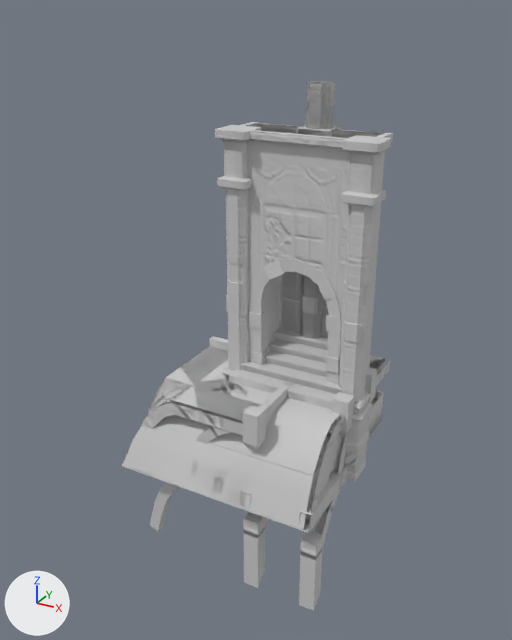
The FBX model Assets/Resources/CreVox/ArtResources/B02/FBX/B02.FBX as it was, and as the next commit left it.
The view is the same before and after, from a camera (50 mm lens) standing at (6.56, -14.85, 9.47) and looking at (-0.99, -1.11, 2.6). Arrows for +X, +Y and +Z are at lower left; the lights stay in place. Objects named as collision shapes, trigger or cutter boxes, shadow casters or lower levels of detail are left out. Where no turn or scale is listed for an object, it has been applied to the vertices. Vertices at the same position are counted once.

Names of what the first picture shows: 'B02a_GiEcWm002', 'B02a_GiEpWm001', 'B02a_GiVcBm001', 'B02a_GiVcTm001', 'B02a_RfCcBm001', 'B02a_RfEcBm001', 'B02a_RfVcBm001', 'B02a_RfVcBm002', 'B02a_SiCpWm001'.
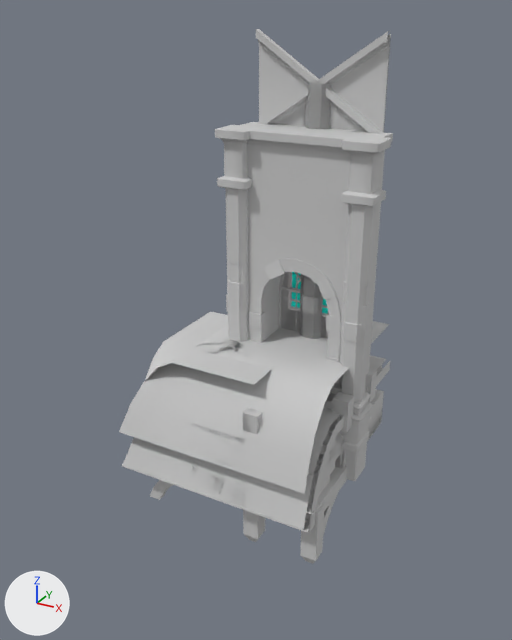
Location of each change, [x1, y1, x2, y2] in pixels of the pictures (512 x 640 px; the box of a moved part takes in the faces that stretch with it):
'B02a_RfVcBm001', reshaped: before [122, 360, 273, 588]; after [119, 325, 307, 542]
'B02a_RfEcBm001', reshaped (7% shorter): before [191, 367, 377, 611]; after [188, 337, 377, 564]
'B02a_RfVcBm002', reshaped: before [142, 336, 294, 531]; after [145, 311, 272, 500]
'B02a_SiEcWm001', added: after [256, 31, 391, 338]
'B02a_SiEcWm002', added: after [256, 29, 383, 282]
'B02a_RfCcBm001', reshaped: before [229, 355, 390, 437]; after [324, 321, 390, 437]
'B02a_SiCpWm002', added: after [312, 384, 343, 481]
part 1 of me_mesh_031, added: after [188, 337, 348, 494]
part 2 of me_mesh_031, moved or reshaped: before [331, 433, 347, 475]; after [336, 450, 346, 468]
part 3 of me_mesh_031, rebuilt: before [314, 487, 342, 552]; after [323, 493, 338, 536]
part 4 of me_mesh_031, added: after [300, 503, 325, 564]
part 5 of me_mesh_031, deleted: before [299, 531, 323, 611]
part 6 of me_mesh_033, moved or reshaped: before [231, 122, 393, 147]; after [227, 122, 393, 147]
part 7 of me_mesh_030, moved or reshaped: before [369, 356, 386, 370]; after [346, 321, 389, 371]
part 8 of me_mesh_032, added: after [119, 325, 307, 473]
part 9 of me_mesh_032, added: after [243, 510, 265, 542]
part 10 of me_mesh_032, deleted: before [243, 512, 265, 588]
part 11 of me_mesh_034, added: after [243, 408, 262, 434]
part 12 of me_mesh_034, moved or reshaped (not visible afterwards): before [196, 426, 231, 444]
part 13 of me_mesh_034, rebuilt: before [150, 482, 180, 531]; after [150, 480, 173, 500]
part 14 of me_mesh_034, added: after [145, 311, 272, 385]
part 15 of me_mesh_034, deleted: before [148, 378, 194, 415]
part 16 of me_mesh_034, deleted: before [181, 346, 244, 407]
part 17 of me_mesh_034, deleted: before [198, 382, 261, 421]
'B02a_SiCpWm001', unchanged, covered by the edit: before [208, 328, 343, 496]; after [308, 383, 344, 497]

What changed in the scene script:
```text
Change me_mesh_031:
    remove me_mesh_031.from_pydata(...)  # 128 vertices, 161 faces; spans x -1.5..1.69, y -3.5..0.18, z -3.51..1.35
    add me_mesh_031.from_pydata(...)  # 141 vertices, 175 faces; spans x -1.5..1.69, y -3.5..0.18, z -2.2..2.0
    me_mesh_031 part 1: the loose piece of 14 vertices spanning x -1.5..1.5, y -3.5..0.0, z -1.0..1.0 is copied, and the copy is moved by (0.0, 0.0, 1.0); it spans x -1.5..1.5, y -3.5..0.0, z 0.0..2.0
    me_mesh_031 part 2: the loose piece of 18 vertices spanning x 1.42..1.58, y -1.81..-0.48, z -0.59..0.7 is moved by (0.0, 0.29, 0.0)
    me_mesh_031 part 3: the loose piece of 22 vertices spanning x 1.39..1.61, y -3.09..-1.42, z -3.06..-1.0 is rebuilt with 18 vertices and now spans x 1.39..1.61, y -3.01..-1.62, z -2.0..-1.0
    me_mesh_031 part 4: a new loose piece of 13 vertices spanning x 1.31..1.69, y -3.18..-2.82, z -2.2..-0.65, in mat_b02 (its picture is missing)
    me_mesh_031 part 5: 8 vertices removed from x 1.31..1.69, y -3.18..-2.82, z -3.51..-1.54
Change me_mesh_030:
    where me_mesh_030.from_pydata(...)  # 38 vertices, 43 faces; spans x -1.5..1.69, y -1.68..1.5, z 0.38..1.35
    me_mesh_030 part 7: the loose piece of 4 vertices spanning x -1.5..1.5, y -1.5..1.5, z 1.0 is moved by (0.0, 0.0, 1.0)
Change me_mesh_034:
    remove me_mesh_034.from_pydata(...)  # 158 vertices, 216 faces; spans x -3.5..0.19, y -3.19..0.18, z -3.06..1.35
    add me_mesh_034.from_pydata(...)  # 212 vertices, 279 faces; spans x -3.5..0.19, y -3.19..0.18, z -2.0..2.0
    me_mesh_034 part 11: the loose piece of 13 vertices spanning x -0.19..0.19, y -0.18..0.18, z 0.38..1.35 is copied, and the copy is moved by (0.0, -3.0, 0.0); it spans x -0.18..0.18, y -3.19..-2.81, z 0.38..1.35
    me_mesh_034 part 12: the loose piece of 18 vertices spanning x -1.81..-0.48, y -3.08..-2.92, z -0.59..0.7 is moved by (0.29, 0.0, 0.0)
    me_mesh_034 part 13: the loose piece of 22 vertices spanning x -3.09..-1.42, y -3.11..-2.89, z -3.06..-1.0 is rebuilt with 18 vertices and now spans x -3.01..-1.62, y -3.11..-2.89, z -2.0..-1.0
    me_mesh_034 part 14: a new loose piece of 13 vertices spanning x -3.0..0.0, y -3.0..0.0, z 1.3..2.0, in mat_b02 (its picture is missing)
    me_mesh_034 part 15: 1 vertex removed from x -2.6, y -2.6, z 0.77
    me_mesh_034 part 16: 1 vertex removed from x -1.5, y -1.5, z 1.0
    me_mesh_034 part 17: 1 vertex removed from x 0.0, y 0.0, z 1.0
Change me_mesh_033:
    remove me_mesh_033.from_pydata(...)  # 1074 vertices, 1671 faces; spans x -1.92..1.92, y -1.42..0.01, z -0.95..7.05
    add me_mesh_033.from_pydata(...)  # 1066 vertices, 1667 faces; spans x -1.92..1.92, y -1.42..0.01, z -0.95..7.05
    me_mesh_033 part 6: 1 vertex moved from x 1.7, y -1.0, z 6.89 to x 1.7, y -1.2, z 6.89; 15 vertices removed from x -1.7..1.7, y -1.2..0.0, z 6.89..7.05; 7 vertices added at x -1.7..1.7, y -1.2..-1.18, z 6.89..7.05
Change me_mesh_032:
    remove me_mesh_032.from_pydata(...)  # 155 vertices, 200 faces; spans x -3.5..0.19, y -3.5..0.18, z -3.51..1.35
    add me_mesh_032.from_pydata(...)  # 173 vertices, 224 faces; spans x -3.5..0.19, y -3.5..0.18, z -2.2..2.0
    me_mesh_032 part 8: the loose piece of 19 vertices spanning x -3.5..0.0, y -3.5..0.0, z -1.0..1.0 is copied, and the copy is moved by (0.0, 0.0, 1.0); it spans x -3.5..0.0, y -3.5..0.0, z 0.0..2.0
    me_mesh_032 part 9: a new loose piece of 13 vertices spanning x -0.19..0.19, y -3.18..-2.82, z -2.2..-0.83, in mat_b02 (its picture is missing)
    me_mesh_032 part 10: 8 vertices removed from x -0.19..0.19, y -3.18..-2.82, z -3.51..-1.54
Add ob_b02a_siecwm001:
    ob_b02a_siecwm001 = bpy.data.objects.new('B02a_SiEcWm001', me_mesh_035)  # 22 vertices, 14 faces; spans x -1.5..1.5, y -0.2..0.0, z 0.0..9.05; in mat_b02 (its picture is missing)
    ob_b02a_siecwm001.location = (0.0, 0.0, 0.0)
Add ob_b02a_siecwm002:
    ob_b02a_siecwm002 = bpy.data.objects.new('B02a_SiEcWm002', me_mesh_036)  # 22 vertices, 14 faces; spans x -1.5..1.5, y -0.2..0.0, z 0.0..9.05; in mat_b02 (its picture is missing)
    ob_b02a_siecwm002.location = (0.0, 0.0, 0.0)
Add ob_b02a_sicpwm002:
    ob_b02a_sicpwm002 = bpy.data.objects.new('B02a_SiCpWm002', me_mesh_038)  # 124 vertices, 182 faces; spans x -1.52..1.52, y -3.07..0.0, z 0.0..2.0; in mat_b02 (its picture is missing)
    ob_b02a_sicpwm002.location = (0.0, 0.0, 0.0)
```
